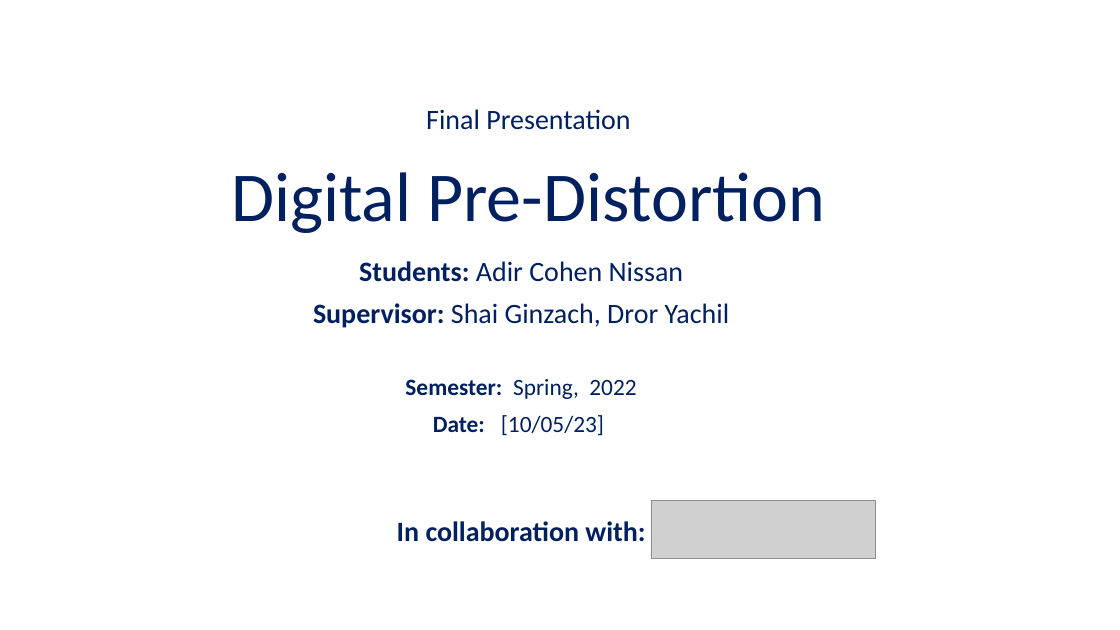
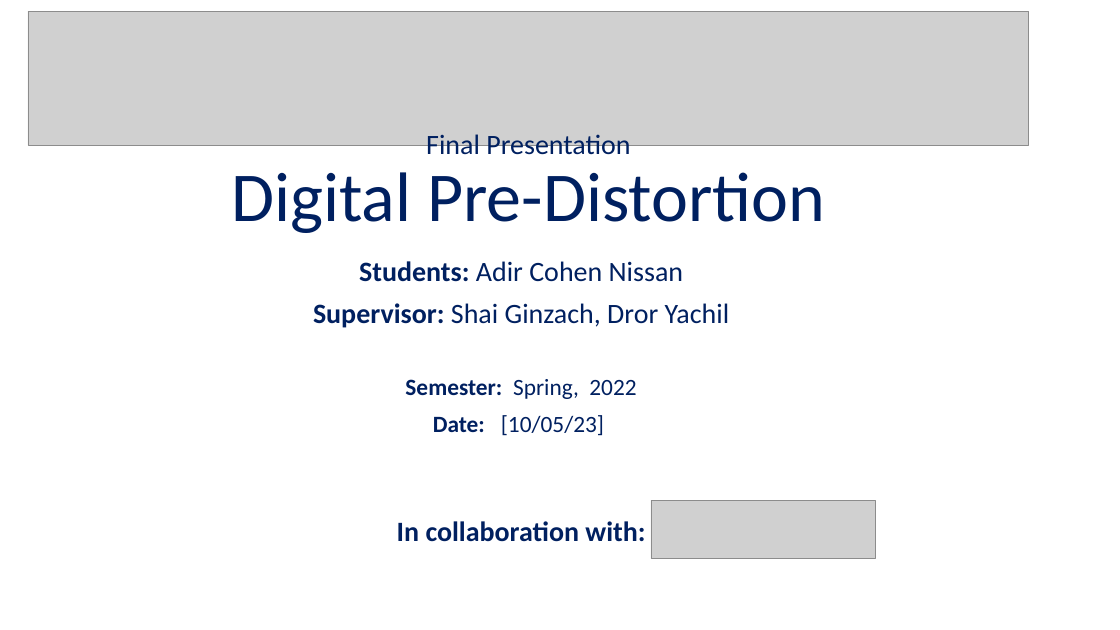
Before and after one commit to AdirCN/DPD, a slide deck: slide 1 of documents/Final Presentation.pptx. Drawn at 1120x630 pixels with LibreOffice and Linux fonts; fonts in the diff are those of the drawing; grey boxes stand for pictures. Boxes give left, top, right and bottom in pixels: in the first picture for what was removed or moved away, otherwise in the second. Text is boxed around its words. In the diff, an @@ line names an element or a change of style, - is before the commit and + after.

```diff
--- a/documents/Final Presentation.pptx
+++ b/documents/Final Presentation.pptx
@@ picture added at box(28, 11, 1029, 145) @@
@@ title "Final Presentation Digital Pre-Distortion" rewrapped from box(231, 109, 825, 233) to box(231, 134, 825, 233) @@
```
Also in this commit, not shown: 4 other slides changed, 1 slide added, 1 other file.
